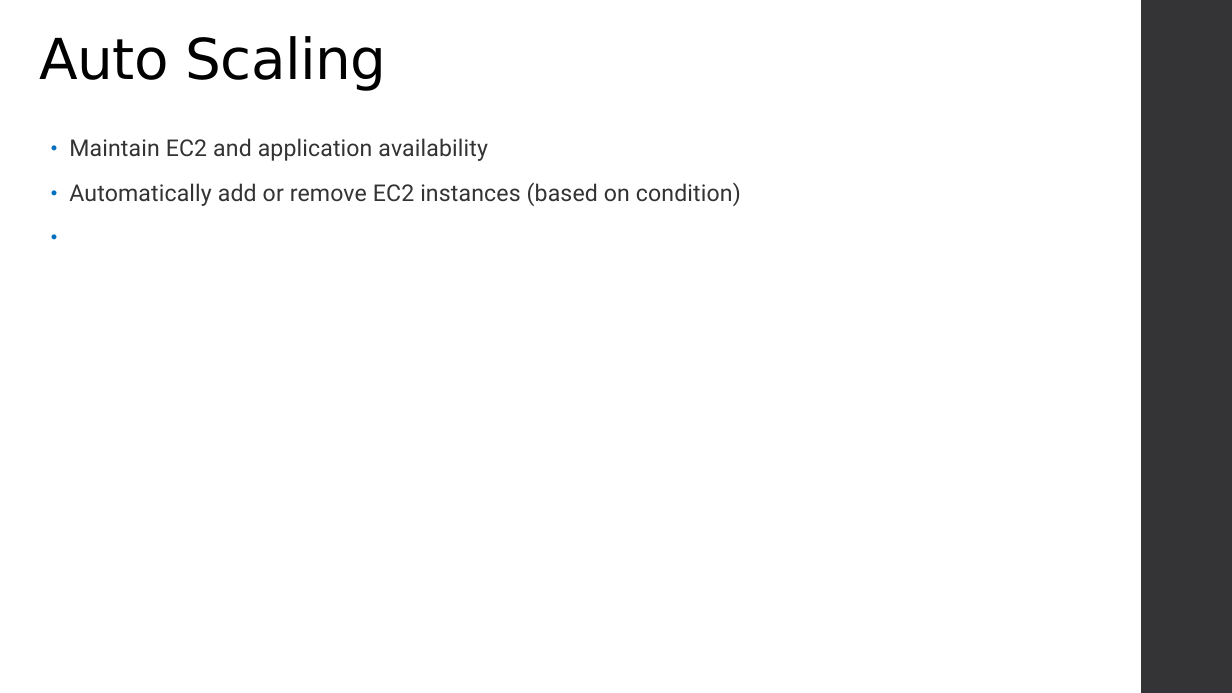
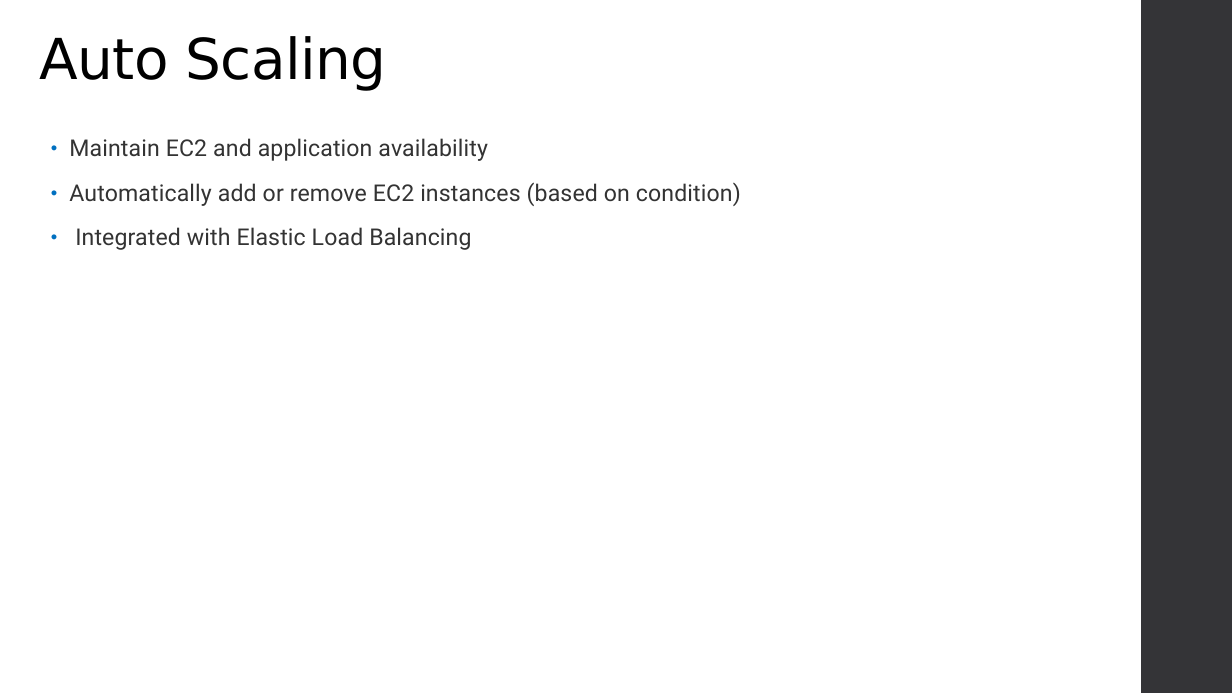
Before and after one commit to varadinov/DevSecOps, a slide deck: slide 22 of 02_cloud_computing_big_picture/02_aws.odp. Drawn at 1232x693 pixels with LibreOffice and Linux fonts; fonts in the diff are those of the drawing; background and template pictures are left out. Boxes give left, top, right and bottom in pixels: in the first picture for what was removed or moved away, otherwise in the second. Text is boxed around its words. In the diff, an @@ line names an element or a change of style, - is before the commit and + after.

```diff
--- a/02_cloud_computing_big_picture/02_aws.odp
+++ b/02_cloud_computing_big_picture/02_aws.odp
@@ text at [75, 227, 471, 250]: paragraph added @@
+• Integrated with Elastic Load Balancing
```
Also in this commit, not shown: 3 other slides changed, 6 other files.
